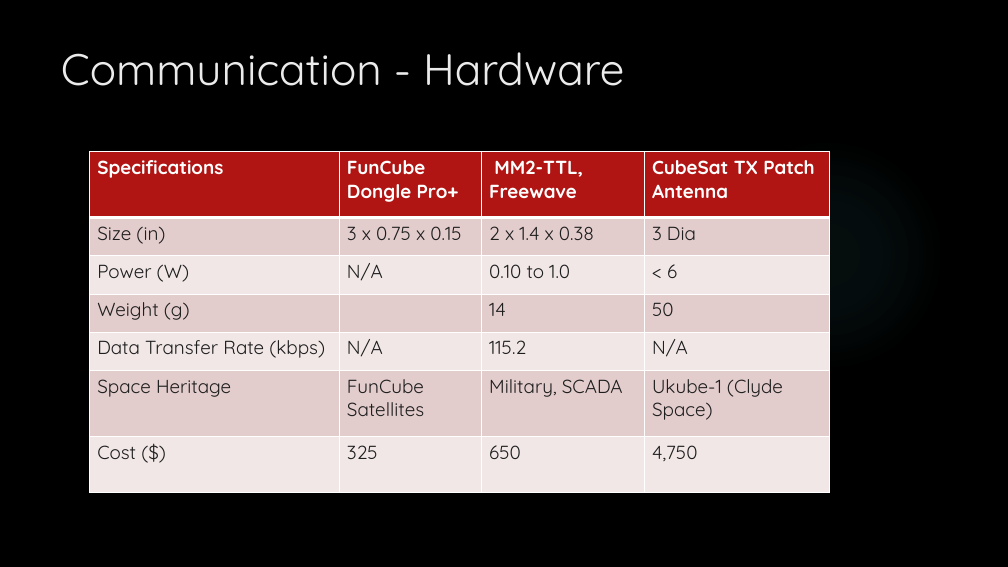
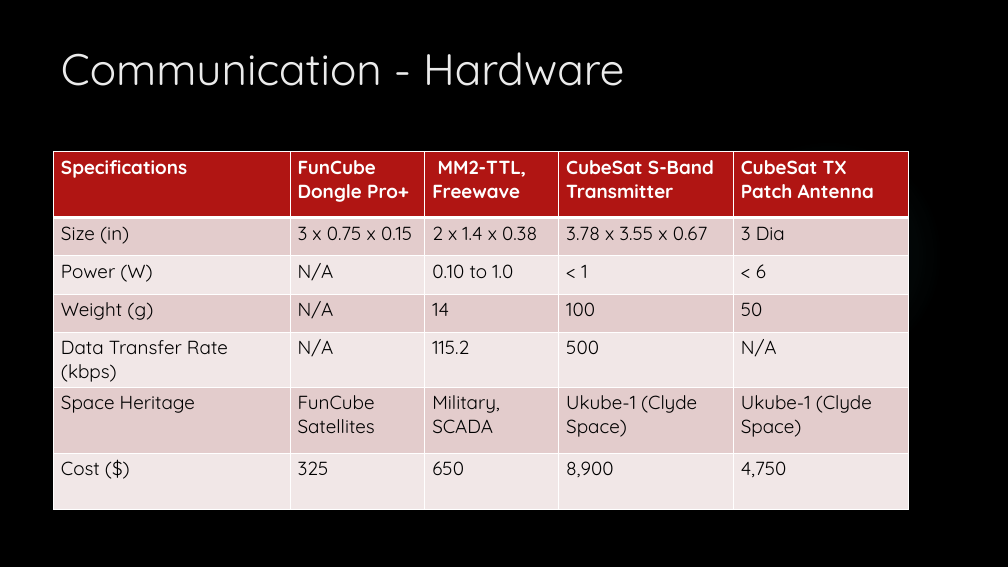
Before and after one commit to HASP-UMN/CubeSat, a slide deck: slide 23 of Presentations/PDR_Presentation.pptx. Drawn at 1008x567 pixels with LibreOffice and Linux fonts; fonts in the diff are those of the drawing; background and template pictures are left out. Boxes give left, top, right and bottom in pixels: in the first picture for what was removed or moved away, otherwise in the second. Text is boxed around its words. In the diff, an @@ line names an element or a change of style, - is before the commit and + after.

```diff
--- a/Presentations/PDR_Presentation.pptx
+++ b/Presentations/PDR_Presentation.pptx
@@ table at (54,152,909,523) @@
-column 2, row 4: 
+column 2, row 4: N/A
+column 4: CubeSat S-Band Transmitter | 3.78 x 3.55 x 0.67 | < 1 | 100 | 500 | Ukube-1 (Clyde Space) | 8,900
@@ table: place and size @@
-table at (90,152,830,493)
+table at (54,152,909,523)
```
Also in this commit, not shown: 6 other slides changed.
